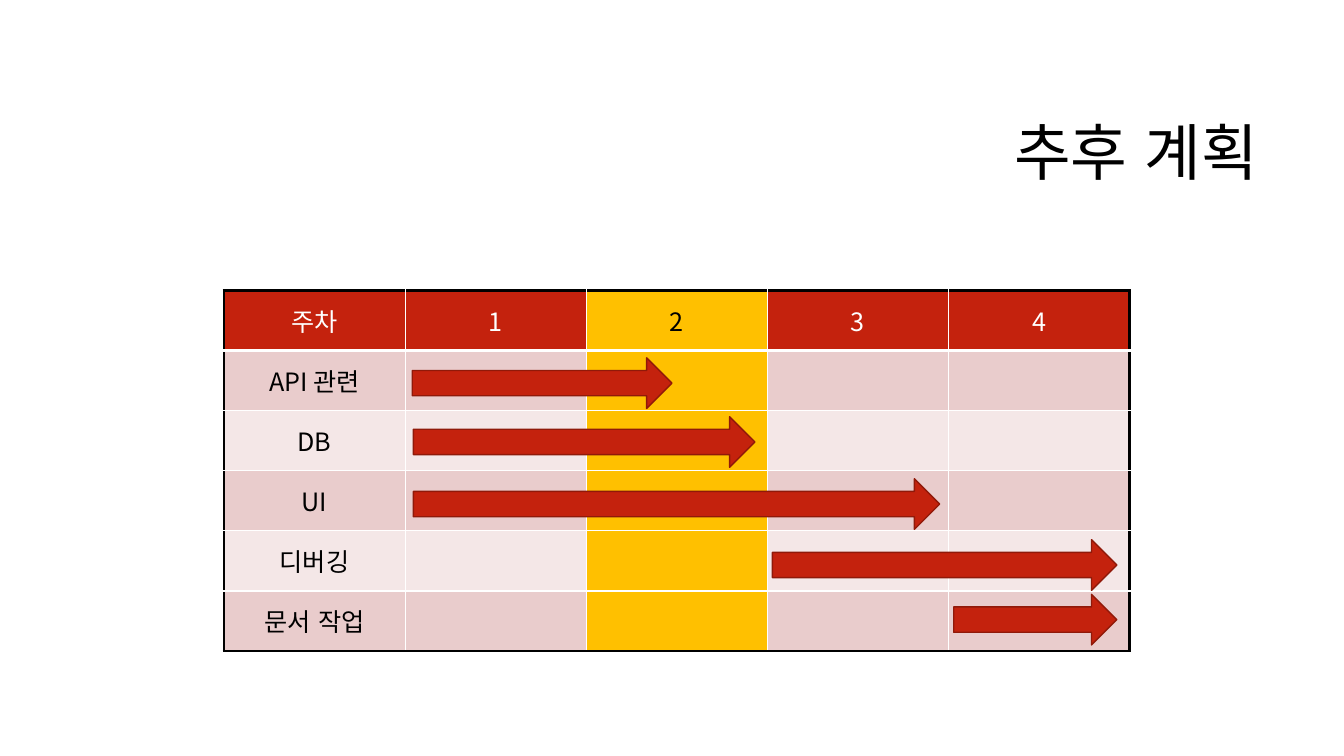
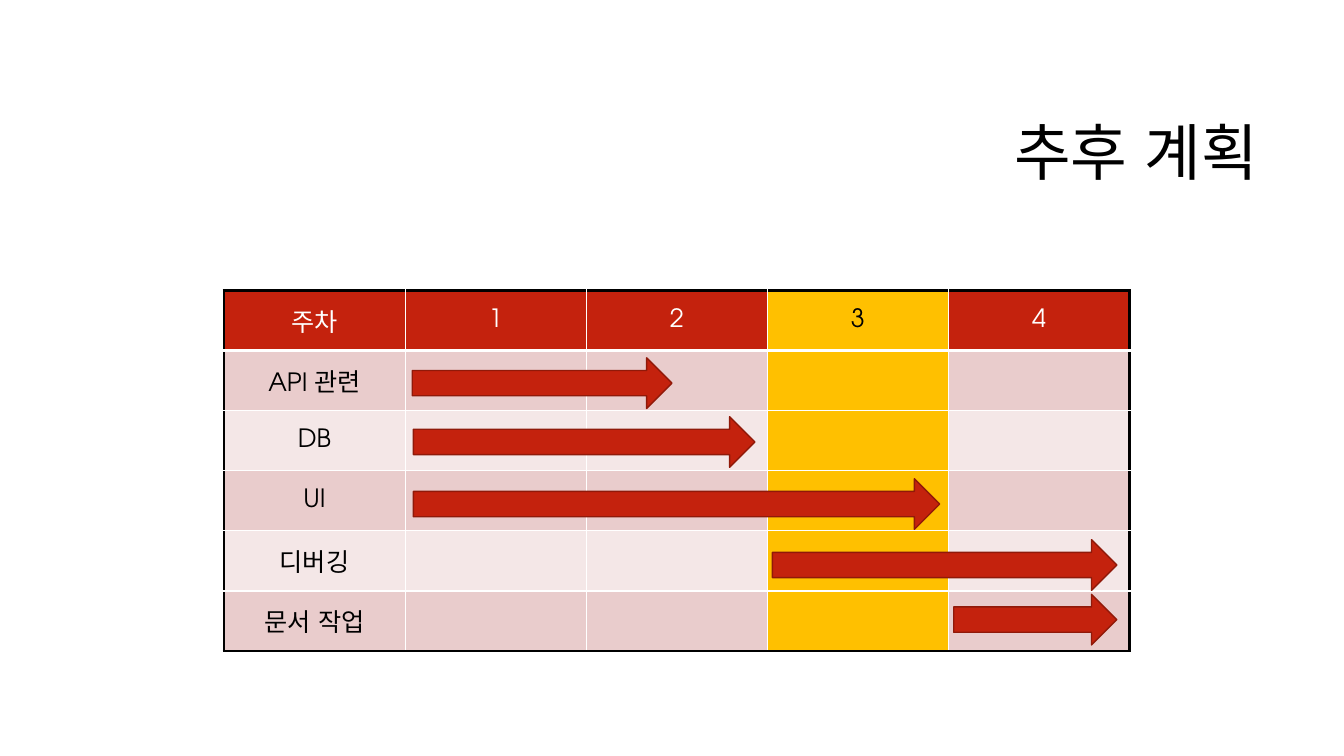
Before and after one commit to eeeeyeot/JAVATrainTicketing, a slide deck: slide 16 of 작업한 내용/1주차 (2020_11_16 ~ 2020_11_20)/기차 예매 프로그램 1주차.pptx (slide 10 before the commit). Drawn at 1344x756 pixels with LibreOffice and Linux fonts; fonts in the diff are those of the drawing; background and template pictures are left out. Boxes give left, top, right and bottom in pixels: in the first picture for what was removed or moved away, otherwise in the second. Text is boxed around its words. In the diff, an @@ line names an element or a change of style, - is before the commit and + after.

```diff
--- a/작업한 내용/1주차 (2020_11_16 ~ 2020_11_20)/기차 예매 프로그램 1주차.pptx
+++ b/작업한 내용/1주차 (2020_11_16 ~ 2020_11_20)/기차 예매 프로그램 1주차.pptx
@@ table at <box>224,290,1131,651</box> @@
@@ fill #FFC000 to #C4220D in row 1, column 3 @@
@@ fill #C4220D to #FFC000 in row 1, column 4 @@
@@ fill #FFC000 to #EACDCC in 3 cells @@
@@ fill #EACDCC to #FFC000 in 3 cells @@
@@ fill #FFC000 to #F5E8E7 in 2 cells @@
@@ fill #F5E8E7 to #FFC000 in 2 cells @@
@@ font Noto Sans CJK KR to TeX Gyre Adventor @@
@@ text colour #000000 to #FFFFFF in "2" @@
@@ text colour #FFFFFF to #000000 in "3" @@
```
Also in this commit, not shown: 2 other slides changed, 6 slides added, 14 other files.
